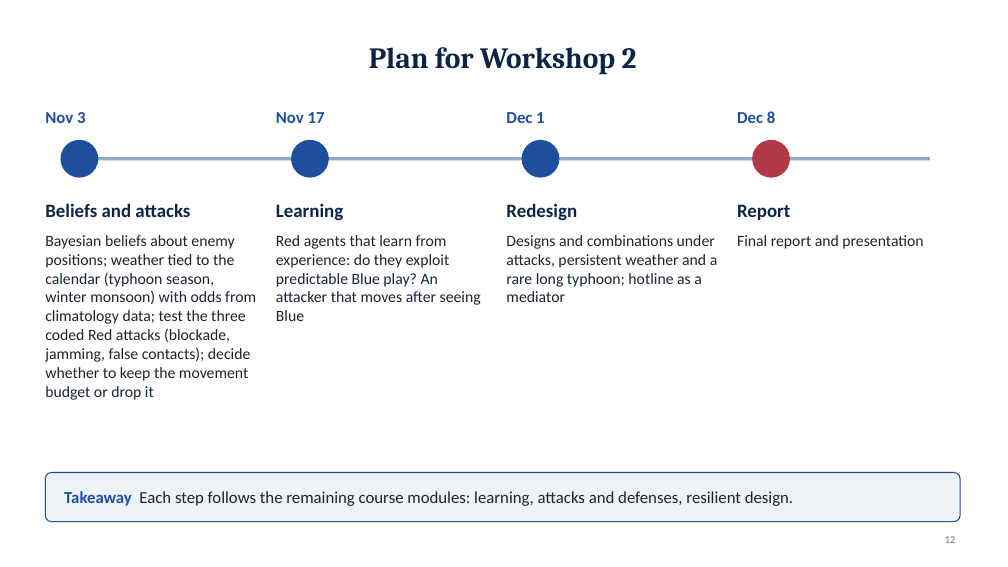
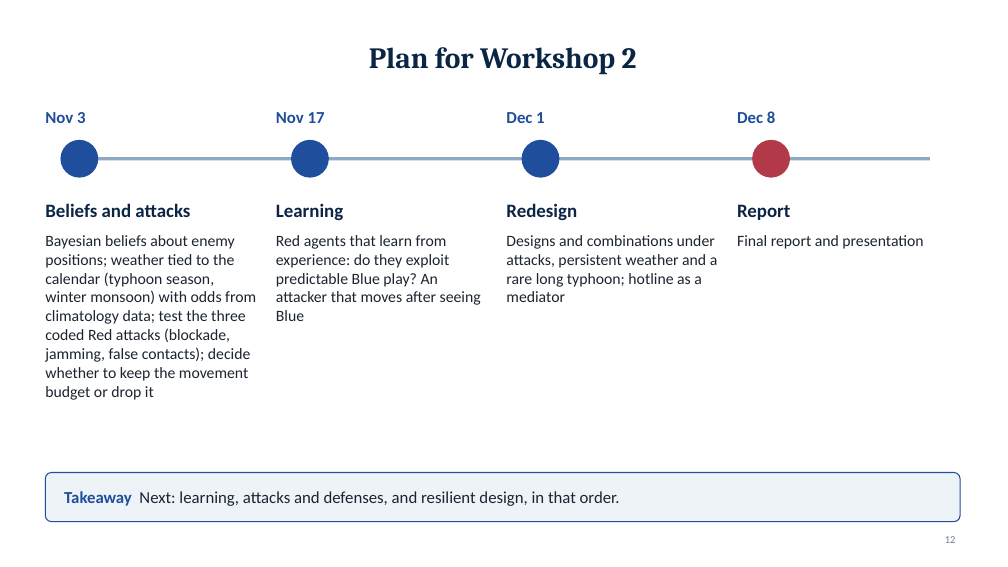
Before and after one commit to draggin-anchor/6.S974-Wargaming-Term-Project, a slide deck: slide 12 of deliverables/02-workshop1-slides.pptx. Drawn at 1008x567 pixels with LibreOffice and Linux fonts; fonts in the diff are those of the drawing. Boxes give left, top, right and bottom in pixels: in the first picture for what was removed or moved away, otherwise in the second. Text is boxed around its words. In the diff, an @@ line names an element or a change of style, - is before the commit and + after.

Commit message:
Slides: drop course-module reference from Workshop 2 takeaway

```diff
--- a/deliverables/02-workshop1-slides.pptx
+++ b/deliverables/02-workshop1-slides.pptx
@@ text at (x1=64, y1=491, x2=620, y2=506): text changed @@
-Takeaway Each step follows the remaining course modules: learning, attacks and defenses, resilient design.
+Takeaway Next: learning, attacks and defenses, and resilient design, in that order.
```
Also in this commit, not shown: 2 other files.
